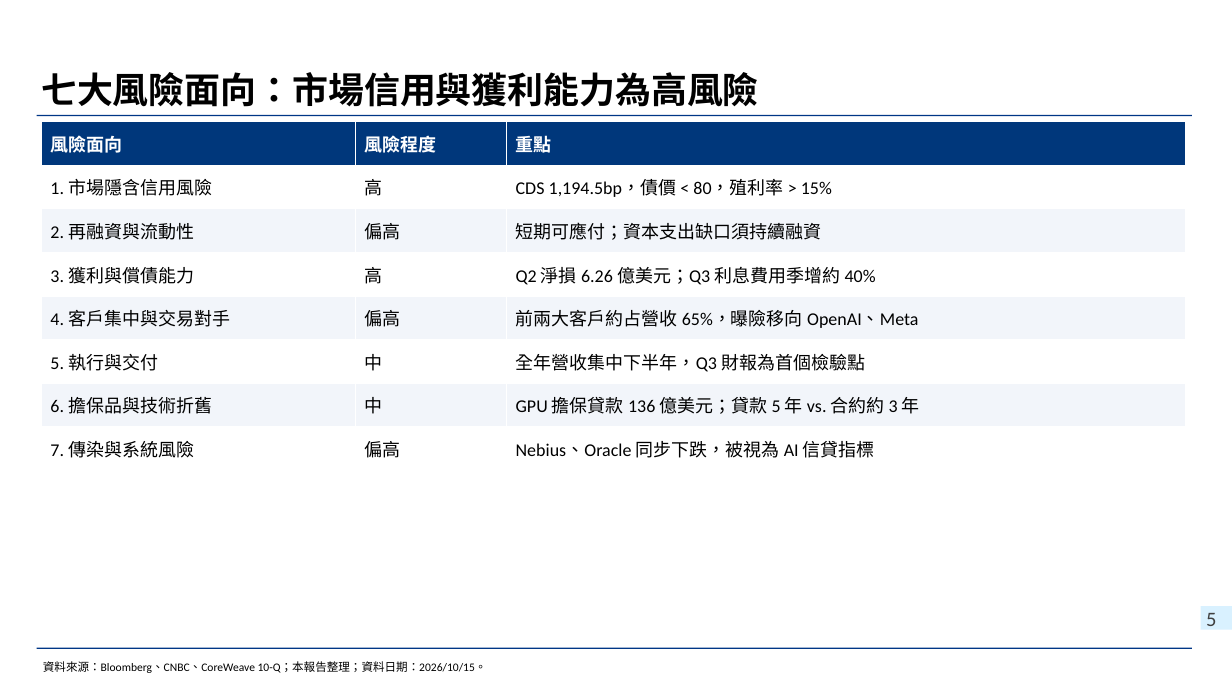
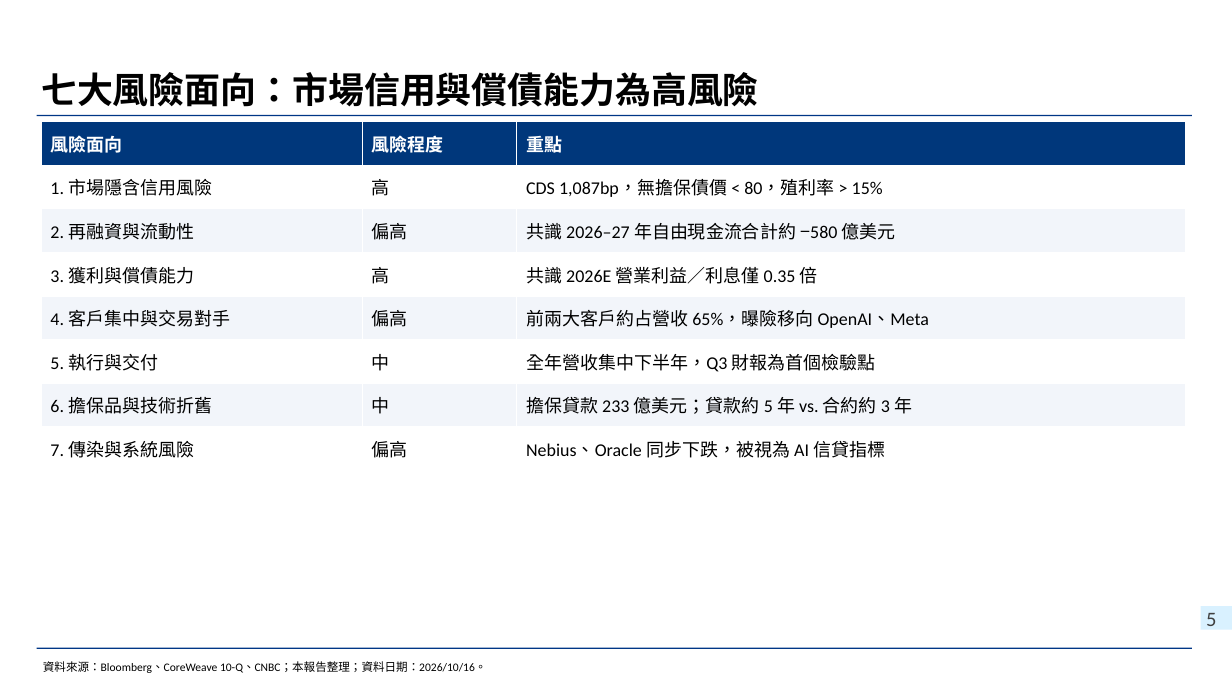
Before and after one commit to wlinoxox/Coreweave-Credit-Risk, a slide deck: slide 5 of deck/CoreWeave信用風險與融資需求_20261016.pptx. Drawn at 1232x693 pixels with LibreOffice and Linux fonts; fonts in the diff are those of the drawing; background and template pictures are left out. Boxes give left, top, right and bottom in pixels: in the first picture for what was removed or moved away, otherwise in the second. Text is boxed around its words. In the diff, an @@ line names an element or a change of style, - is before the commit and + after.

```diff
--- a/deck/CoreWeave信用風險與融資需求_20261016.pptx
+++ b/deck/CoreWeave信用風險與融資需求_20261016.pptx
@@ title at bbox=[41, 72, 759, 107]: text changed @@
-七大風險面向：市場信用與獲利能力為高風險
+七大風險面向：市場信用與償債能力為高風險
@@ table at bbox=[42, 122, 1187, 471] @@
-row 2, column 3: CDS 1,194.5bp，債價 < 80，殖利率 > 15%
+row 2, column 3: CDS 1,087bp，無擔保債價 < 80，殖利率 > 15%
-row 3, column 3: 短期可應付；資本支出缺口須持續融資
+row 3, column 3: 共識 2026–27 年自由現金流合計約 −580 億美元
-row 4, column 3: Q2 淨損 6.26 億美元；Q3 利息費用季增約 40%
+row 4, column 3: 共識 2026E 營業利益／利息僅 0.35 倍
-row 7, column 3: GPU 擔保貸款 136 億美元；貸款 5 年 vs. 合約約 3 年
+row 7, column 3: 擔保貸款 233 億美元；貸款約 5 年 vs. 合約約 3 年
@@ text at bbox=[43, 661, 487, 673]: text changed @@
-資料來源：Bloomberg、CNBC、CoreWeave 10-Q；本報告整理；資料日期：2026/10/15。
+資料來源：Bloomberg、CoreWeave 10-Q、CNBC；本報告整理；資料日期：2026/10/16。
```
Also in this commit, not shown: 13 other slides changed, 5 slides added, 3 slides removed, 6 other files.
